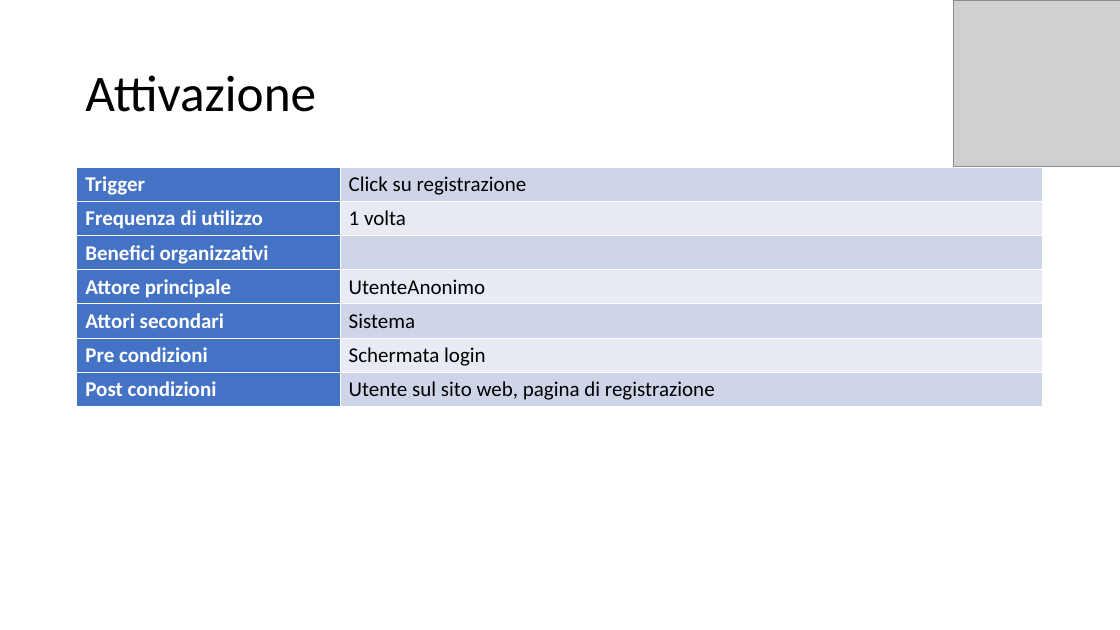
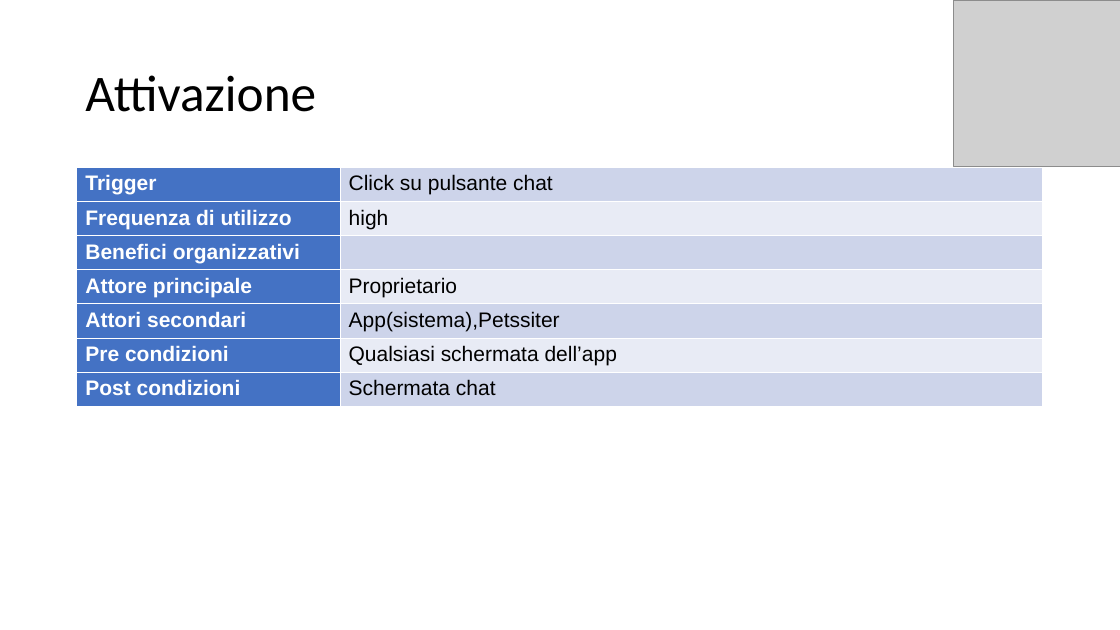
Before and after one commit to itsar19-20/pet, a slide deck: slide 3 of docs/useCaseTemplate/UseCase 15_UsaChat_Proprietrio.pptx. Drawn at 1120x630 pixels with LibreOffice and Linux fonts; fonts in the diff are those of the drawing; grey boxes stand for pictures. Boxes give left, top, right and bottom in pixels: in the first picture for what was removed or moved away, otherwise in the second. Text is boxed around its words. In the diff, an @@ line names an element or a change of style, - is before the commit and + after.

```diff
--- a/docs/useCaseTemplate/UseCase 15_UsaChat_Proprietrio.pptx
+++ b/docs/useCaseTemplate/UseCase 15_UsaChat_Proprietrio.pptx
@@ table at bbox=[77, 168, 1044, 444] @@
-row 1, column 2: Click su registrazione
+row 1, column 2: Click su pulsante chat
-row 2, column 2: 1 volta
+row 2, column 2: high
-row 4, column 2: UtenteAnonimo
+row 4, column 2: Proprietario
-row 5, column 2: Sistema
+row 5, column 2: App(sistema),Petssiter
-row 6, column 2: Schermata login
+row 6, column 2: Qualsiasi schermata dell’app
-row 7, column 2: Utente sul sito web, pagina di registrazione
+row 7, column 2: Schermata chat
@@ fill #CFD5EA to #CDD4EA in 4 cells @@
@@ fill #E9EBF5 to #E8EBF5 in 3 cells @@
@@ font Calibri to Arial in "Trigger", "Frequenza di utilizzo", "Benefici organizzativi", "Attore principale" and 3 more places @@
```
Also in this commit, not shown: 3 other slides changed, 8 other files.
